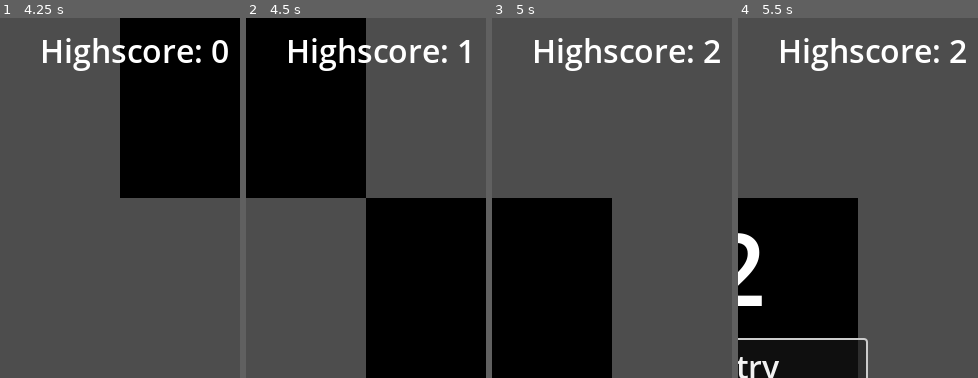
Above: before the commit, frames 1-4 (left to right).
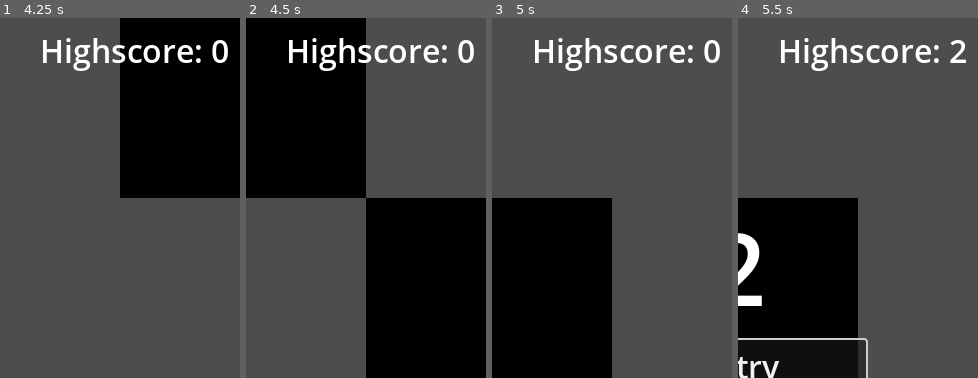
Above: after the commit, the same moments.

Repository: mariusz-tang/godot-piano-tiles
Game: Godot game, scene res://scenes/main.tscn
Two runs of this game, one before a commit and one after it. Both use one fixed random seed, a clock stepped at 60 frames per second and the inputs below.
Inputs:
- Up to frame 1 (4.25 s): click "Start" at 0.5 s; tap Enter at 1.25 s; tap D (tile_1) at 1.35 s; tap F (tile_2) at 1.55, 2.85 s; click "Retry" at 2 s; tap Space at 2.75 s; tap J (tile_3) at 3.05 s; click "Retry" at 3.5 s
- Up to frame 2 (4.5 s): tap Enter at 4.25 s; tap J (tile_3) at 4.35 s
- Up to frame 3 (5 s): tap K (tile_4) at 4.55 s
- Up to frame 4 (5.5 s): tap Space at 5 s; tap K (tile_4) at 5.1 s; tap D (tile_1) at 5.3 s
The pictures show only the part of the screen within x 50-100%, y 0-50%; the shares and areas given below are measured in that part.

Frame 1 is identical in both runs. In frame 2, 0.3% of the frame differs, in the area x 88-95%, y 6-13%; in frame 3, 0.2%; in frame 4, nothing differs.

Commit message:
Move scoring logic from main to tile_player

Diff:
--- a/scenes/hud.gd
+++ b/scenes/hud.gd
@@ -14,11 +14,20 @@
 @export var _menu: Container
 @export var _start_button: Button
 @export var _final_score_label: Label
+@export var _colour_picker_button: ColorPickerButton
 
 
-func update_scores(score: int, highscore: int) -> void:
-	_score_label.text = str(score)
-	_highscore_label.text = "Highscore: " + str(highscore)
+func update_score(new_score: int) -> void:
+	_score_label.text = str(new_score)
+
+
+func update_highscore(new_highscore: int) -> void:
+	_highscore_label.text = "Highscore: " + str(new_highscore)
+
+
+## Update the colour displayed by the tile colour option in the menu.
+func set_tile_colour(colour: Color) -> void:
+	_colour_picker_button.color = colour
 
 
 ## Show the menu and focus the start button.
--- a/scenes/hud.tscn
+++ b/scenes/hud.tscn
@@ -2,7 +2,7 @@
 
 [ext_resource type="Script" path="res://scenes/hud.gd" id="1_4caqb"]
 
-[node name="HUD" type="MarginContainer" node_paths=PackedStringArray("_score_label", "_highscore_label", "_menu", "_start_button", "_final_score_label")]
+[node name="HUD" type="MarginContainer" node_paths=PackedStringArray("_score_label", "_highscore_label", "_menu", "_start_button", "_final_score_label", "_colour_picker_button")]
 offset_right = 480.0
 offset_bottom = 720.0
 theme_override_constants/margin_left = 10
@@ -15,6 +15,7 @@
 _menu = NodePath("Menu")
 _start_button = NodePath("Menu/StartButton")
 _final_score_label = NodePath("Menu/FinalScoreLabel")
+_colour_picker_button = NodePath("Menu/TileColourPanel/TileColourPicker/TileColourButton")
 
 [node name="ScoreLabel" type="Label" parent="."]
 layout_mode = 2
--- a/scenes/main.gd
+++ b/scenes/main.gd
@@ -6,39 +6,28 @@
 
 const _SAVE_FILE_PATH := "user://savegame.save"
 const _CONFIG_FILE_PATH := "user://config.cfg"
-const _TILE_HEIGHT: int = 720 / 4
-const _TILE_WIDTH: int = 120
-const _TILE_ACTIONS: Array[String] = ["tile_1", "tile_2", "tile_3", "tile_4"]
 
 @export var _hud: HUD
 @export var _game: TilePlayer
 
-@export_group("Audio")
-@export var _tile_sound_player: AudioStreamPlayer2D
-@export var _success_sound: AudioStream
-@export var _fail_sound: AudioStream
-
 var _config_file: ConfigFile
-var _score: int = 0:
+var _highscore: int = 0:
 	get:
-		return _score
+		return _highscore
 	set(value):
-		_score = value
-		_highscore = max(value, _highscore)
-		score_changed.emit(value, _highscore)
-var _highscore: int = 0
+		_highscore = value
+		_hud.update_highscore(value)
 
 
 func _ready() -> void:
-	score_changed.connect(_hud.update_scores)
-	game_over.connect(func() -> void: _hud.show_fail_menu(_score))
 	_hud.start_pressed.connect(_start_game)
 	_hud.reset_highscore_pressed.connect(_reset_highscore)
 	_hud.tile_colour_changed.connect(_update_tile_colour)
 	_hud.quit_pressed.connect(get_tree().quit)
 
-	_game.good_press.connect(_add_point)
-	_game.bad_press.connect(_game_over)
+	_game.score_changed.connect(_hud.update_score)
+	_game.game_over.connect(_on_game_over)
+	_game.game_over.connect(_hud.show_fail_menu)
 	_game.generate()
 
 	_load_config()
@@ -47,26 +36,7 @@
 
 
 func _start_game() -> void:
-	_score = 0
 	_game.play(true)
-
-
-func _add_point() -> void:
-	_score += 1
-	_play_sound(_success_sound)
-
-
-func _game_over() -> void:
-	_save_highscore()
-	_game.pause()
-	_play_sound(_fail_sound)
-	game_over.emit()
-
-
-func _reset_highscore() -> void:
-	_highscore = 0
-	_save_highscore()
-	score_changed.emit(_score, _highscore)
 
 
 func _update_tile_colour(colour: Color) -> void:
@@ -75,9 +45,17 @@
 	_config_file.save(_CONFIG_FILE_PATH)
 
 
-func _play_sound(sound: AudioStream) -> void:
-	_tile_sound_player.stream = sound
-	_tile_sound_player.play()
+func _reset_highscore() -> void:
+	_highscore = 0
+	_save_highscore()
+
+
+func _on_game_over(final_score: int) -> void:
+	_game.pause()
+
+	if final_score > _highscore:
+		_highscore = final_score
+		_save_highscore()
 
 
 func _save_highscore() -> void:
@@ -96,7 +74,6 @@
 		return
 
 	_highscore = int(line)
-	score_changed.emit(_score, _highscore)
 
 
 func _load_config() -> void:
@@ -110,3 +87,4 @@
 		"Visuals", "tile_colour", Color.BLACK
 	)
 	_update_tile_colour(colour)
+	_hud.set_tile_colour(colour)
--- a/scenes/main.tscn
+++ b/scenes/main.tscn
@@ -1,22 +1,13 @@
-[gd_scene load_steps=6 format=3 uid="uid://fa0edikoop75"]
+[gd_scene load_steps=4 format=3 uid="uid://fa0edikoop75"]
 
 [ext_resource type="Script" path="res://scenes/main.gd" id="1_5pbcg"]
 [ext_resource type="PackedScene" uid="uid://ctvns6xnlrd4l" path="res://scenes/hud.tscn" id="3_6uwua"]
-[ext_resource type="AudioStream" uid="uid://dj0nyxhqyd3do" path="res://assets/Wow.ogg" id="4_6sjgw"]
-[ext_resource type="AudioStream" uid="uid://0vqilticpcqx" path="res://assets/NO.ogg" id="4_xk2mg"]
 [ext_resource type="PackedScene" uid="uid://bie5kmreet40m" path="res://scenes/tiles/tile_player.tscn" id="5_5c33q"]
 
-[node name="Main" type="Node" node_paths=PackedStringArray("_hud", "_game", "_tile_sound_player")]
+[node name="Main" type="Node" node_paths=PackedStringArray("_hud", "_game")]
 script = ExtResource("1_5pbcg")
 _hud = NodePath("HUD")
 _game = NodePath("Game")
-_tile_sound_player = NodePath("TilePressAudioPlayer")
-_success_sound = ExtResource("4_6sjgw")
-_fail_sound = ExtResource("4_xk2mg")
-
-[node name="TilePressAudioPlayer" type="AudioStreamPlayer2D" parent="."]
-stream = ExtResource("4_6sjgw")
-volume_db = 1.37
 
 [node name="Game" parent="." instance=ExtResource("5_5c33q")]
 
--- /dev/null
+++ b/scenes/tiles/sound_effect_player.gd
@@ -0,0 +1,10 @@
+class_name SoundEffectPlayer2D
+extends AudioStreamPlayer2D
+## An AudioStreamPlayer2D with an added method to play a specific sound effect.
+
+
+## Play the specified [param stream_to_play]. Stops the currently-playing stream
+## if there is one.
+func play_stream(stream_to_play: AudioStream) -> void:
+	stream = stream_to_play
+	play()
--- a/scenes/tiles/tile_player.gd
+++ b/scenes/tiles/tile_player.gd
@@ -2,16 +2,18 @@
 extends Node
 ## A gameplay manager class. Handles tile generation and parses gameplay inputs.
 
-## Emitted when the correct tile is pressed.
-signal good_press
-## Emitted when an incorrect tile is pressed.
-signal bad_press
+signal game_over(final_score: int)
+signal score_changed(new_score: int)
 
 const _TILE_HEIGHT: int = 720 / 4
 const _TILE_WIDTH: int = 120
 const _TILE_ACTIONS: Array[String] = ["tile_1", "tile_2", "tile_3", "tile_4"]
 
 @export var _tile_scene: PackedScene
+@export_group("Audio")
+@export var _audio_player: SoundEffectPlayer2D
+@export var _success_sound: AudioStream
+@export var _fail_sound: AudioStream
 
 var tile_colour: Color:
 	get:
@@ -23,11 +25,17 @@
 
 var _tiles: Array[Tile] = []
 var _tile_positions: Array[int] = []
+var _score: int = 0:
+	get:
+		return _score
+	set(value):
+		_score = value
+		score_changed.emit(value)
 
 
 func _ready() -> void:
 	# Begin in a paused state until play is called.
-	set_process_unhandled_input(false)
+	pause()
 
 
 func _unhandled_input(event: InputEvent) -> void:
@@ -43,6 +51,7 @@
 		var tile: Tile = _tiles.pop_back()
 		tile.queue_free()
 	_tile_positions.clear()
+
 	_generate_initial_tiles()
 
 
@@ -50,6 +59,7 @@
 ## [method TilePlayer.generate] is called first.
 func play(regenerate: bool = false) -> void:
 	if regenerate:
+		_score = 0
 		generate()
 	set_process_unhandled_input(true)
 
@@ -88,9 +98,11 @@
 	assert(index >= 0 and index <= 3)
 	if _tile_positions[0] == index:
 		_shift()
-		good_press.emit()
+		_score += 1
+		_audio_player.play_stream(_success_sound)
 	else:
-		bad_press.emit()
+		_audio_player.play_stream(_fail_sound)
+		game_over.emit(_score)
 
 
 func _shift() -> void:
--- a/scenes/tiles/tile_player.tscn
+++ b/scenes/tiles/tile_player.tscn
@@ -1,8 +1,19 @@
-[gd_scene load_steps=3 format=3 uid="uid://bie5kmreet40m"]
+[gd_scene load_steps=6 format=3 uid="uid://bie5kmreet40m"]
 
 [ext_resource type="Script" path="res://scenes/tiles/tile_player.gd" id="1_7r7by"]
 [ext_resource type="PackedScene" uid="uid://bqie7hqdh176r" path="res://scenes/tiles/tile.tscn" id="2_v3r57"]
+[ext_resource type="AudioStream" uid="uid://dj0nyxhqyd3do" path="res://assets/Wow.ogg" id="3_d0fkt"]
+[ext_resource type="Script" path="res://scenes/tiles/sound_effect_player.gd" id="4_g7pno"]
+[ext_resource type="AudioStream" uid="uid://0vqilticpcqx" path="res://assets/NO.ogg" id="4_pxm40"]
 
-[node name="TilePlayer" type="Node"]
+[node name="TilePlayer" type="Node" node_paths=PackedStringArray("_audio_player")]
 script = ExtResource("1_7r7by")
 _tile_scene = ExtResource("2_v3r57")
+_audio_player = NodePath("SoundEffectPlayer")
+_success_sound = ExtResource("3_d0fkt")
+_fail_sound = ExtResource("4_pxm40")
+
+[node name="SoundEffectPlayer" type="AudioStreamPlayer2D" parent="."]
+stream = ExtResource("3_d0fkt")
+volume_db = 1.37
+script = ExtResource("4_g7pno")
